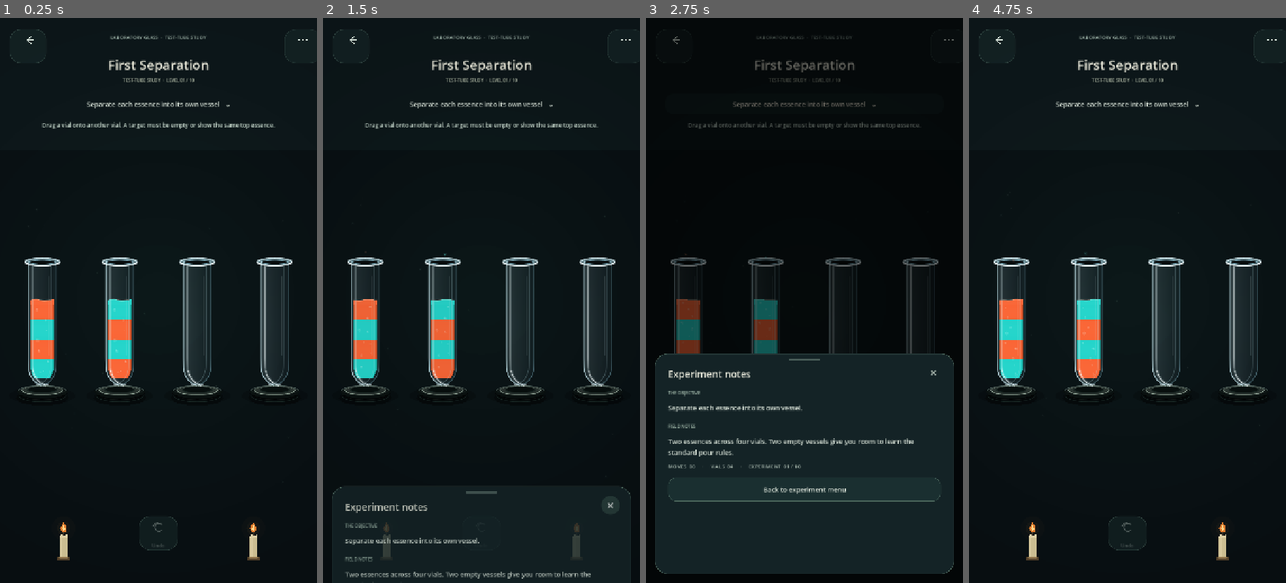
Above: before the commit, frames 1-4 (left to right).
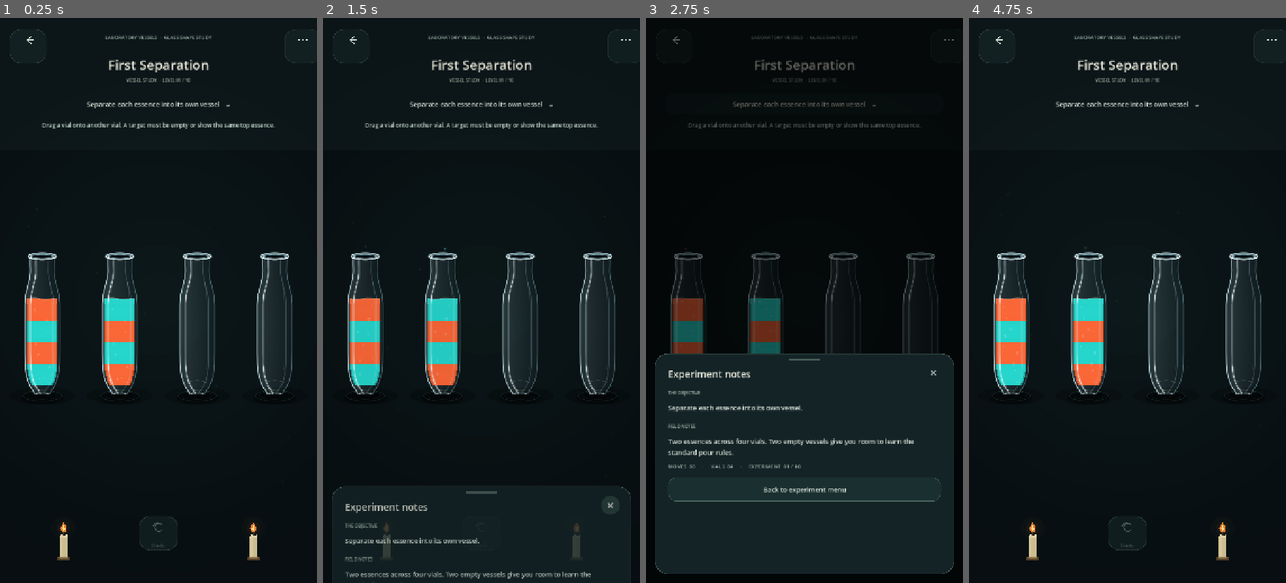
Above: after the commit, the same moments.

Repository: Kryodo/spell-sort-game
Game: Godot game, scene res://scenes/test_tube_sorting_board.tscn
Same seed, same stepped clock (60 frames per second), same inputs: the game is played once before the commit and once after it. This scene is started directly instead of the project's main scene.
Inputs:
- Up to frame 1 (0.25 s): no input
- Up to frame 2 (1.5 s): click "Separate each essence into it…" at 0.5 s; click "×" at 1.25 s
- Up to frame 3 (2.75 s): click "Separate each essence into it…" at 2 s
- Up to frame 4 (4.75 s): click "×" at 2.75 s; click "Separate each essence into it…" at 3.5 s; click "×" at 4.25 s

The runs differ from the first frame. In frame 1, 5.8% of the frame differs, in the area x 5-95%, y 3-68%; in frame 2, 5.7%; in frame 3, 2.0%; in frame 4, 5.8%.

Commit message:
Refine laboratory test tubes into rounded glass bottles

Diff:
--- a/scripts/test_tube_sorting_board.gd
+++ b/scripts/test_tube_sorting_board.gd
@@ -12,7 +12,7 @@
 
 func _add_minimal_vial(index: int, position_value: Vector2, size_value: Vector2, markers: Array) -> void:
 	var vial: Control = TestTubeVialScript.new()
-	vial.name = "TestTubeVial%02d" % (index + 1)
+	vial.name = "LaboratoryBottleVial%02d" % (index + 1)
 	vial.position = position_value
 	vial.size = size_value
 	vial.z_index = 2
@@ -39,7 +39,7 @@
 		slot_glow_color = PALETTE.get(String(vial_contents.back()), slot_glow_color)
 	markers.append({
 		"centre": foot,
-		"radius": Vector2(size_value.x * 0.33, size_value.x * 0.085),
+		"radius": Vector2(size_value.x * 0.27, size_value.x * 0.075),
 		"scale": size_value.x / TEST_VIAL_SOURCE_SIZE.x,
 		"has_contents": not vial_contents.is_empty(),
 		"glow_color": slot_glow_color
@@ -62,12 +62,12 @@
 func _refresh_hud() -> void:
 	super._refresh_hud()
 	if is_instance_valid(_chapter_label):
-		_chapter_label.text = "LABORATORY GLASS  ·  TEST-TUBE STUDY"
+		_chapter_label.text = "LABORATORY VESSELS  ·  GLASS SHAPE STUDY"
 	if is_instance_valid(level_label):
 		if round_complete:
-			level_label.text = "TEST-TUBE STUDY  ·  EXPERIMENT COMPLETE"
+			level_label.text = "VESSEL STUDY  ·  EXPERIMENT COMPLETE"
 		else:
-			level_label.text = "TEST-TUBE STUDY  ·  LEVEL %02d / 10" % (current_level + 1)
+			level_label.text = "VESSEL STUDY  ·  LEVEL %02d / 10" % (current_level + 1)
 
 
 func _return_to_world() -> void:
--- a/scripts/test_tube_vial.gd
+++ b/scripts/test_tube_vial.gd
@@ -1,96 +1,71 @@
 extends "res://scripts/fantasy_alchemy_bottle.gd"
 
-# A laboratory test tube study. The glass uses the same live liquid and motion
-# pipeline as the existing vessels, while the silhouette and holder are drawn
-# entirely in Godot so this can be compared without generated vial artwork.
-
-const TUBE_BODY_WIDTH_RATIO := 0.46
-const TUBE_BODY_TOP_RATIO := 0.12
-const TUBE_BODY_HEIGHT_RATIO := 0.77
-const HOLDER_CENTRE_Y_RATIO := 0.925
-const HOLDER_RADIUS_X_RATIO := 0.34
-const HOLDER_RADIUS_Y_RATIO := 0.082
+# A more characterful laboratory bottle study. The live liquid, slosh, drag and
+# pour behaviour remain shared with the existing vessel system; only the glass
+# silhouette and its reflections are authored here.
+
+const BOTTLE_BODY_WIDTH_RATIO := 0.55
+const BOTTLE_BODY_TOP_RATIO := 0.085
+const BOTTLE_BODY_HEIGHT_RATIO := 0.855
 
 
 func _profile_points() -> Array[Vector2]:
-	# Nearly parallel cylindrical walls with a long, softly rounded closed base.
+	# A softly curved neck opens into a broad cylindrical body. The lower
+	# shoulders roll inward to a gently flattened, rounded glass foot.
 	return [
-		Vector2(0.00, 0.415),
-		Vector2(0.035, 0.43),
-		Vector2(0.78, 0.43),
-		Vector2(0.87, 0.425),
-		Vector2(0.925, 0.36),
-		Vector2(0.972, 0.22),
-		Vector2(0.994, 0.075),
-		Vector2(1.00, 0.018)
+		Vector2(0.000, 0.290),
+		Vector2(0.025, 0.310),
+		Vector2(0.065, 0.310),
+		Vector2(0.115, 0.305),
+		Vector2(0.165, 0.325),
+		Vector2(0.220, 0.375),
+		Vector2(0.285, 0.430),
+		Vector2(0.350, 0.450),
+		Vector2(0.700, 0.450),
+		Vector2(0.790, 0.445),
+		Vector2(0.865, 0.415),
+		Vector2(0.915, 0.365),
+		Vector2(0.955, 0.295),
+		Vector2(0.982, 0.225),
+		Vector2(1.000, 0.190)
 	]
 
 
 func _get_vessel_rect() -> Rect2:
-	var tube_width := size.x * TUBE_BODY_WIDTH_RATIO
-	var tube_height := size.y * TUBE_BODY_HEIGHT_RATIO
+	var bottle_width := size.x * BOTTLE_BODY_WIDTH_RATIO
+	var bottle_height := size.y * BOTTLE_BODY_HEIGHT_RATIO
 	return Rect2(
-		Vector2((size.x - tube_width) * 0.5, size.y * TUBE_BODY_TOP_RATIO),
-		Vector2(tube_width, tube_height)
+		Vector2((size.x - bottle_width) * 0.5, size.y * BOTTLE_BODY_TOP_RATIO),
+		Vector2(bottle_width, bottle_height)
 	)
 
 
 func set_front_mouth_lip_active(_active: bool) -> void:
-	# The rolled glass rim is part of the tube renderer and remains visible
-	# above the stream; the original artwork renderer's lip overlay is not used.
+	# The glass lip is drawn as part of the vessel. The inherited image-based
+	# mouth overlay is intentionally unused for this procedural renderer.
 	pass
 
 
 func _draw_glass_back(rect: Rect2) -> void:
-	_draw_holder_back()
+	# Keep the existing soft translucent body shading and place the inner
+	# bottom reflection behind the liquid, so the liquid inherits the glass depth.
 	super._draw_glass_back(rect)
+	_draw_inner_bottom_back_highlight(rect)
 
 
 func _draw_glass_overlay() -> void:
 	var rect := _get_vessel_rect()
-	_draw_tube_edges(rect)
+	_draw_bottle_edges(rect)
 	_draw_rounded_glass_base(rect)
-	_draw_rolled_rim(rect)
-	_draw_holder_front()
-
-
-func _draw_holder_back() -> void:
-	var centre := Vector2(size.x * 0.5, size.y * HOLDER_CENTRE_Y_RATIO)
-	var radius_x := size.x * HOLDER_RADIUS_X_RATIO
-	var radius_y := size.x * HOLDER_RADIUS_Y_RATIO
-
-	# Contact shadow and broad lower flange.
-	draw_colored_polygon(
-		_ellipse_points(centre + Vector2(0.0, 4.0), radius_x * 1.04, radius_y * 1.10, 48),
-		Color(0.0, 0.0, 0.0, 0.42)
-	)
-	var outer_ring := _ellipse_points(centre, radius_x, radius_y, 48)
-	draw_colored_polygon(outer_ring, Color("#111918"))
-	draw_polyline(_closed_points(outer_ring), Color(0.48, 0.57, 0.54, 0.54), 1.5, true)
-
-	# Two machined steps around the opening give the low holder its circular,
-	# stacked-metal profile instead of reading as a flat shadow or coaster.
-	var middle_centre := centre + Vector2(0.0, -2.0)
-	var middle_ring := _ellipse_points(middle_centre, radius_x * 0.84, radius_y * 0.78, 48)
-	draw_colored_polygon(middle_ring, Color("#29332f"))
-	draw_polyline(_closed_points(middle_ring), Color(0.57, 0.64, 0.58, 0.40), 1.2, true)
-
-	var opening := _ellipse_points(
-		centre + Vector2(0.0, -4.0),
-		radius_x * 0.62,
-		radius_y * 0.54,
-		48
-	)
-	draw_colored_polygon(opening, Color("#080f0e"))
-	draw_polyline(_closed_points(opening), Color(0.36, 0.44, 0.41, 0.40), 1.0, true)
-
-
-func _draw_tube_edges(rect: Rect2) -> void:
+	_draw_flared_rolled_rim(rect)
+
+
+func _draw_bottle_edges(rect: Rect2) -> void:
 	var left_edge := PackedVector2Array()
 	var right_edge := PackedVector2Array()
 	var left_glint := PackedVector2Array()
 	var right_glint := PackedVector2Array()
-	const EDGE_SAMPLES := 48
+	const EDGE_SAMPLES := 56
 
 	for index in range(EDGE_SAMPLES + 1):
 		var y_norm := float(index) / float(EDGE_SAMPLES)
@@ -101,53 +76,97 @@
 		var right_x := rect.get_center().x + half_width
 		left_edge.append(Vector2(left_x, y))
 		right_edge.append(Vector2(right_x, y))
-		left_glint.append(Vector2(left_x + rect.size.x * 0.13, y))
-		right_glint.append(Vector2(right_x - rect.size.x * 0.16, y))
-
-	draw_polyline(left_edge, Color(0.78, 0.91, 0.94, 0.78), 2.2, true)
-	draw_polyline(right_edge, Color(0.47, 0.66, 0.72, 0.48), 1.8, true)
-	draw_polyline(left_glint, Color(0.88, 0.97, 0.98, 0.25), maxf(2.2, rect.size.x * 0.075), true)
-	draw_polyline(left_glint, Color(0.98, 1.0, 1.0, 0.70), 1.35, true)
-	draw_polyline(right_glint, Color(0.69, 0.84, 0.87, 0.25), 1.8, true)
-
-	# A restrained curved reflection down the opposite wall makes the glass
-	# read as a cylinder without filling the transparent centre.
+		left_glint.append(Vector2(left_x + rect.size.x * 0.145, y))
+		right_glint.append(Vector2(right_x - rect.size.x * 0.155, y))
+
+	# Distinct but soft wall edges preserve transparency and give the thicker
+	# bottle shoulders a readable silhouette.
+	draw_polyline(left_edge, Color(0.80, 0.93, 0.96, 0.78), 2.25, true)
+	draw_polyline(right_edge, Color(0.47, 0.66, 0.72, 0.50), 1.9, true)
+	draw_polyline(left_glint, Color(0.88, 0.97, 0.98, 0.22), maxf(2.4, rect.size.x * 0.058), true)
+	draw_polyline(left_glint, Color(0.98, 1.0, 1.0, 0.72), 1.35, true)
+	draw_polyline(right_glint, Color(0.69, 0.84, 0.87, 0.23), 1.8, true)
+
+	# A short inner reflection on the right wall suggests glass thickness
+	# without turning the clear centre into a filled shape.
 	var inner_reflection := PackedVector2Array()
-	for index in range(33):
-		var t := float(index) / 32.0
-		var y_norm := lerpf(0.12, 0.76, t)
+	for index in range(35):
+		var t := float(index) / 34.0
+		var y_norm := lerpf(0.19, 0.82, t)
 		var profile := _get_profile_at(y_norm)
 		var y := rect.position.y + rect.size.y * y_norm
-		var x := rect.get_center().x + rect.size.x * profile.y * 0.48
+		var x := rect.get_center().x + rect.size.x * profile.y * 0.56
 		inner_reflection.append(Vector2(x, y))
-	draw_polyline(inner_reflection, Color(0.87, 0.96, 0.97, 0.12), 2.0, true)
+	draw_polyline(inner_reflection, Color(0.88, 0.97, 0.98, 0.13), 1.6, true)
+
+
+func _draw_inner_bottom_back_highlight(rect: Rect2) -> void:
+	# A shallow arch just above the foot reads as the far inner wall of the
+	# glass. It is drawn under the liquid, so it remains subdued when filled.
+	var centre := Vector2(
+		rect.get_center().x,
+		rect.end.y - rect.size.y * 0.075
+	)
+	var radius_x := rect.size.x * 0.235
+	var radius_y := size.x * 0.040
+	var back_arc := _ellipse_arc(
+		centre,
+		radius_x,
+		radius_y,
+		PI + 0.16,
+		TAU - 0.16,
+		28
+	)
+	draw_polyline(back_arc, Color(0.91, 0.98, 0.99, 0.22), 1.35, true)
 
 
 func _draw_rounded_glass_base(rect: Rect2) -> void:
-	var bottom_centre := Vector2(rect.get_center().x, rect.end.y - rect.size.y * 0.012)
-	var bottom_radius_x := rect.size.x * 0.22
-	var bottom_radius_y := size.x * 0.020
-	var base_glass := _ellipse_points(bottom_centre, bottom_radius_x, bottom_radius_y, 32)
-	draw_colored_polygon(base_glass, Color(0.65, 0.82, 0.87, 0.16))
-	draw_polyline(
-		_ellipse_arc(bottom_centre, bottom_radius_x * 0.82, bottom_radius_y * 0.72, 0.0, PI, 24),
-		Color(0.94, 0.99, 1.0, 0.54),
+	var bottom_centre := Vector2(rect.get_center().x, rect.end.y - 1.0)
+	var bottom_radius_x := rect.size.x * 0.19
+	var bottom_radius_y := size.x * 0.021
+	var base_glass := _ellipse_points(bottom_centre, bottom_radius_x, bottom_radius_y, 36)
+	draw_colored_polygon(base_glass, Color(0.65, 0.82, 0.87, 0.17))
+	draw_polyline(
+		_ellipse_arc(
+			bottom_centre,
+			bottom_radius_x * 0.88,
+			bottom_radius_y * 0.72,
+			0.10,
+			PI - 0.10,
+			28
+		),
+		Color(0.94, 0.99, 1.0, 0.48),
 		1.35,
 		true
 	)
-
-
-func _draw_rolled_rim(rect: Rect2) -> void:
+	# A cooler lower edge separates the rounded foot from the ground shadow.
+	draw_polyline(
+		_ellipse_arc(
+			bottom_centre + Vector2(0.0, 1.0),
+			bottom_radius_x * 0.72,
+			bottom_radius_y * 0.48,
+			PI + 0.18,
+			TAU - 0.18,
+			24
+		),
+		Color(0.50, 0.70, 0.76, 0.30),
+		1.0,
+		true
+	)
+
+
+func _draw_flared_rolled_rim(rect: Rect2) -> void:
 	var centre := Vector2(rect.get_center().x, rect.position.y + size.x * 0.006)
-	var outer_radius_x := rect.size.x * 0.54
-	var outer_radius_y := size.x * 0.055
-	var inner_radius_x := outer_radius_x * 0.75
-	var inner_radius_y := outer_radius_y * 0.54
-
-	# The broad outer oval and dark inner opening form a thick rolled glass lip.
+	var outer_radius_x := rect.size.x * 0.365
+	var outer_radius_y := size.x * 0.048
+	var inner_radius_x := outer_radius_x * 0.755
+	var inner_radius_y := outer_radius_y * 0.56
+
+	# The flared roll is broad enough to catch light, but stays clearly smaller
+	# than the body so the mouth feels like a bottle neck, not a test-tube rim.
 	var outer_lip := _ellipse_points(centre, outer_radius_x, outer_radius_y, 40)
-	draw_colored_polygon(outer_lip, Color(0.69, 0.84, 0.88, 0.50))
-	draw_polyline(_closed_points(outer_lip), Color(0.87, 0.96, 0.98, 0.88), 2.0, true)
+	draw_colored_polygon(outer_lip, Color(0.70, 0.85, 0.89, 0.48))
+	draw_polyline(_closed_points(outer_lip), Color(0.89, 0.97, 0.99, 0.90), 1.9, true)
 
 	var inner_opening := _ellipse_points(
 		centre + Vector2(0.0, size.x * 0.003),
@@ -156,45 +175,27 @@
 		40
 	)
 	draw_colored_polygon(inner_opening, Color(0.015, 0.029, 0.032, 0.96))
-	draw_polyline(_closed_points(inner_opening), Color(0.49, 0.68, 0.74, 0.76), 1.15, true)
-
+	draw_polyline(_closed_points(inner_opening), Color(0.50, 0.69, 0.75, 0.76), 1.1, true)
+
+	# Bright forward rolled edge and a dimmer rear edge establish the lip's
+	# thickness and the depth of the opening.
 	draw_polyline(
 		_ellipse_arc(centre, outer_radius_x, outer_radius_y, 0.0, PI, 28),
-		Color(0.98, 1.0, 1.0, 0.92),
-		2.1,
-		true
-	)
-	draw_polyline(
-		_ellipse_arc(centre, outer_radius_x * 0.91, outer_radius_y * 0.78, PI, TAU, 28),
-		Color(0.58, 0.76, 0.80, 0.50),
+		Color(0.98, 1.0, 1.0, 0.90),
+		2.0,
+		true
+	)
+	draw_polyline(
+		_ellipse_arc(
+			centre + Vector2(0.0, -size.x * 0.004),
+			outer_radius_x * 0.91,
+			outer_radius_y * 0.76,
+			PI,
+			TAU,
+			28
+		),
+		Color(0.55, 0.73, 0.78, 0.48),
 		1.0,
-		true
-	)
-
-
-func _draw_holder_front() -> void:
-	var centre := Vector2(size.x * 0.5, size.y * HOLDER_CENTRE_Y_RATIO)
-	var radius_x := size.x * HOLDER_RADIUS_X_RATIO
-	var radius_y := size.x * HOLDER_RADIUS_Y_RATIO
-
-	# Only the front arcs are redrawn here, so the tube appears seated inside
-	# the holder rather than painted on top of it.
-	draw_polyline(
-		_ellipse_arc(centre, radius_x, radius_y, 0.0, PI, 32),
-		Color("#0a1110"),
-		5.0,
-		true
-	)
-	draw_polyline(
-		_ellipse_arc(centre + Vector2(0.0, -2.0), radius_x * 0.84, radius_y * 0.78, 0.0, PI, 32),
-		Color(0.64, 0.72, 0.66, 0.66),
-		1.55,
-		true
-	)
-	draw_polyline(
-		_ellipse_arc(centre + Vector2(0.0, -4.0), radius_x * 0.62, radius_y * 0.54, 0.0, PI, 28),
-		Color(0.08, 0.13, 0.12, 0.92),
-		2.2,
 		true
 	)
 
Not shown, changed: docs/atelier-opening-prototype.md
